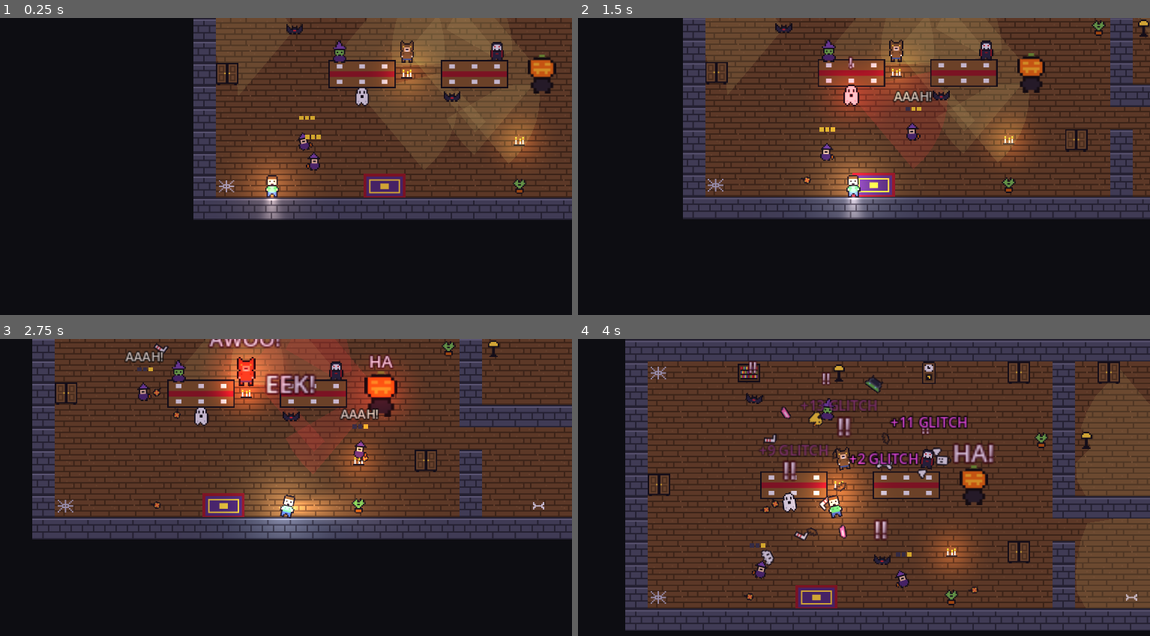
Above: before the commit, frames 1-4 (two rows, left to right).
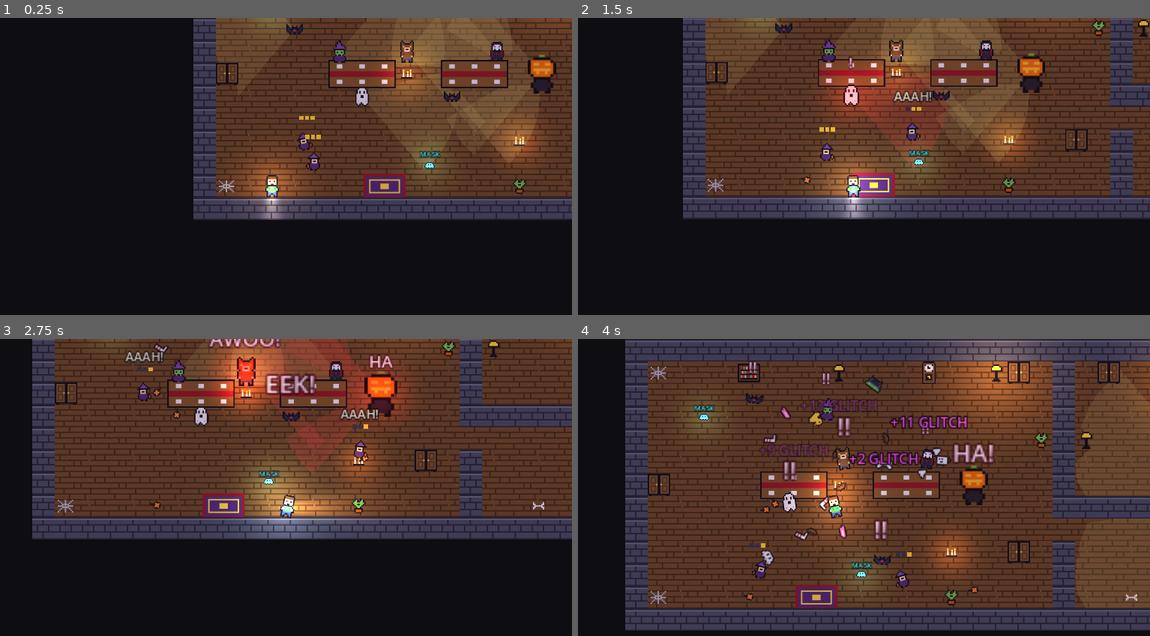
Above: after the commit, the same moments.

Repository: Anchevskiii/GameJam2026-WitchWay-
Game: Godot game, scene res://scenes/levels/dining_room.tscn
Same seed, same stepped clock (60 frames per second), same inputs: the game is played once before the commit and once after it. This scene is started directly instead of the project's main scene.
Inputs (mouse positions are in pixels of both pictures, inside the frame that each line leads up to):
- Up to frame 1 (0.25 s): no input
- Up to frame 2 (1.5 s): tap Enter at 0.5 s; move the mouse to (984, 169) at 0.52 s; hold D (move_right) 0.53-1.28 s; tap Space (scare) at 0.6 s; click (984, 169) at 0.67 s; move the mouse to (732, 202) at 1.27 s; hold S (move_down) from 1.28 s (still down); tap E (interact) at 1.35 s
- Up to frame 3 (2.75 s): tap Space (scare) at 1.55, 2.1 s; move the mouse to (331, 434) at 2.02 s; release S (move_down) at 2.03 s; hold D (move_right) from 2.03 s (still down)
- Up to frame 4 (4 s): move the mouse to (818, 573) at 2.77 s; release D (move_right) at 2.78 s; hold W (move_up) 2.78-3.53 s; tap Shift (sprint) at 2.85 s; click (818, 573) at 2.92 s; tap Space (scare) at 3.05, 3.8 s; move the mouse to (1029, 558) at 3.52 s; hold A (move_left) from 3.53 s (still down); tap F (toggle_flashlight) at 3.6 s

The runs differ from the first frame. In frame 1, 0.5% of the frame differs, in the area x 44-100%, y 0-55%; in frame 2, 0.4%; in frame 3, 0.4%; in frame 4, 5.4%, in the area x 19-100%, y 0-86%.

Commit message:
Spawn visible MaskPickup, AirVent, and WallLamp in Floor 2, Floor 3, and all generated floors

Diff:
--- a/scenes/levels/dark_hallway.tscn
+++ b/scenes/levels/dark_hallway.tscn
@@ -17,11 +17,11 @@
 room_title = "The Dark Hallway"
 objective = "Find the exit on the far right. Not every wall is a wall."
 layout = "##############################################
-#o....#..Z....W.#o....u....X.....W.#.o.....W.#
+#o..l.#..Z....W.#o....u....X.....W.#.o..l..W.#
 #..P..#..&.v....#....b.....X...j...#.........#
 #.....F...&.....#..........F.......#....g....#
-#....c#.....n..Z#..c....W..X.n....Z#....c....D
-#.....#.........####.#######......#####.######
+#....c#..M..n..Z#..c....W..X.n....Z#....c....D
+#.....#.........####a#######......#####a######
 #.W...#.........#...n............X..........u#
 #.......c.................c......F......w....#
 ##############################################"
--- a/scenes/levels/dining_room.tscn
+++ b/scenes/levels/dining_room.tscn
@@ -24,16 +24,16 @@
 room_title = "The Dining Room"
 objective = "Scares make the house GLITCH. Crash it (100%) and the exit door (top right) fails to render. Then RUN."
 layout = "################################
-#o...K...L...O...W.#.W........o#
+#o...K...L...O..lW.#.W...l....o#
 #..................#.....j.....D
-#..................#...........#
+#..M...............#...........#
 #...b.............Q#L..........#
 #.....h..w...v.....#.....j.....#
 #W.....T.c..T..G...#...........#
-#......g...b.......#####.#######
+#......g...b.......#####a#######
 #.............................u#
 #...&.........c..W.#...........#
-#....&.............#.....j.....#
+#....&....M........#.....j.....#
 #o.P....r.....Q....#..n.......Q#
 ################################"
 npc_legend = {
--- a/scenes/objects/mask_pickup.tscn
+++ b/scenes/objects/mask_pickup.tscn
@@ -1,11 +1,11 @@
 [gd_scene load_steps=5 format=3]
 
 [ext_resource type="Script" path="res://scripts/objects/mask_pickup.gd" id="1_mask"]
-[ext_resource type="Texture2D" path="res://assets/sprites/characters/player_guy_mask.png" id="2_tex"]
+[ext_resource type="Texture2D" path="res://assets/sprites/items/ghost_sheet.png" id="2_tex"]
 [ext_resource type="Texture2D" path="res://assets/sprites/environment/light_radial.tres" id="3_glow"]
 
 [sub_resource type="CircleShape2D" id="CircleShape2D_mask"]
-radius = 16.0
+radius = 18.0
 
 [node name="MaskPickup" type="Area2D"]
 collision_layer = 4
@@ -16,13 +16,24 @@
 shape = SubResource("CircleShape2D_mask")
 
 [node name="Sprite2D" type="Sprite2D" parent="."]
-scale = Vector2(0.85, 0.85)
+modulate = Color(0.55, 0.95, 1, 1)
+scale = Vector2(1.2, 1.2)
 texture = ExtResource("2_tex")
-region_enabled = true
-region_rect = Rect2(0, 0, 16, 14)
+
+[node name="Label" type="Label" parent="."]
+offset_left = -24.0
+offset_top = -22.0
+offset_right = 24.0
+offset_bottom = -6.0
+theme_override_colors/font_color = Color(0.4, 0.95, 1, 1)
+theme_override_colors/font_outline_color = Color(0, 0, 0, 1)
+theme_override_constants/outline_size = 4
+theme_override_font_sizes/font_size = 10
+text = "MASK"
+horizontal_alignment = 1
 
 [node name="PointLight2D" type="PointLight2D" parent="."]
-color = Color(0.4, 0.9, 1, 1)
-energy = 0.6
+color = Color(0.35, 0.9, 1, 1)
+energy = 0.85
 texture = ExtResource("3_glow")
-texture_scale = 0.4
+texture_scale = 0.55
--- a/scripts/actors/npc.gd
+++ b/scripts/actors/npc.gd
@@ -339,8 +339,9 @@
 		return
 	if global_position.distance_to(origin) > boo_range or not _has_line_of_sight(origin, global_position):
 		return
-	# The whole trick: a scare only works as a SURPRISE. Jumping out of hiding always is one.
-	if not from_hiding and (state == State.WINDUP or can_see_player()):
+	# The whole trick: a scare only works as a SURPRISE. Jumping out of hiding or wearing the 6s Mask Pickup always works!
+	var player_masked: bool = _player != null and _player.get("is_masked")
+	if not from_hiding and not player_masked and (state == State.WINDUP or can_see_player()):
 		bubble.visible = true
 		bubble.text = "nice try"
 		get_tree().create_timer(0.9).timeout.connect(_hide_bubble_if_calm)
--- a/scripts/generators/house_generator.gd
+++ b/scripts/generators/house_generator.gd
@@ -301,7 +301,7 @@
 			_put(cell, "&")
 
 
-func _place_hazards_and_lights(start_room: Rect2i, kind: Kind, tier: int) -> void:
+func _place_hazards_and_lights(start_room: Rect2i, kind: Kind, _tier: int) -> void:
 	# Place wall lamps in some rooms, leaving others pitch black or dimly lit
 	for room in _leaves:
 		var lamp_chance: float = 0.15 if kind == Kind.DARK else 0.45
@@ -315,17 +315,17 @@
 
 	# Air vents in narrow doorways/corridors
 	for doorway in _doorways:
-		if _cell_at(doorway) == "." and not _reserved.has(doorway) and rng.randf() < 0.2:
-			_put(doorway, "v")
-
-	# Disguise Mask pickup spawns from Floor 3+ (tier >= 1)
-	if tier >= 1:
-		for room in _leaves:
-			if room != start_room:
-				var mask_cell: Vector2i = _random_free_cell(room)
-				if mask_cell.x >= 0:
-					_put(mask_cell, "M")
-					break
+		if _cell_at(doorway) == "." and not _reserved.has(doorway) and rng.randf() < 0.25:
+			_put(doorway, "a")
+
+	# Disguise Mask pickups (2 per generated floor so the player can reliably find and use them!)
+	var masks_placed: int = 0
+	for room in _leaves:
+		if room != start_room and masks_placed < 2:
+			var mask_cell: Vector2i = _random_free_cell(room)
+			if mask_cell.x >= 0:
+				_put(mask_cell, "M")
+				masks_placed += 1
 
 
 # ---------------------------------------------------------------- validation
@@ -351,7 +351,7 @@
 func _is_walkable(ch: String, fake_walls_open: bool) -> bool:
 	if ch == "F":
 		return fake_walls_open
-	return ch in [".", "P", "D", "&", "l", "v", "M"] or NPC_PATHS.has(ch) or FLOOR_ITEMS.has(ch) or LIGHT_ITEMS.has(ch)
+	return ch in [".", "P", "D", "&", "l", "v", "a", "M"] or NPC_PATHS.has(ch) or FLOOR_ITEMS.has(ch) or LIGHT_ITEMS.has(ch)
 
 
 func _flood(from: Vector2i, fake_walls_open: bool) -> Dictionary:
--- a/scripts/levels/room.gd
+++ b/scripts/levels/room.gd
@@ -187,7 +187,7 @@
 		var lamp: WallLamp = LAMP_SCENE.instantiate()
 		lamp.position = cell_to_world(cell)
 		decor_root.add_child(lamp)
-	elif ch == "v":
+	elif ch == "v" or ch == "a":
 		var vent: AirVent = VENT_SCENE.instantiate()
 		vent.position = cell_to_world(cell)
 		decor_root.add_child(vent)
--- a/scripts/objects/mask_pickup.gd
+++ b/scripts/objects/mask_pickup.gd
@@ -1,11 +1,16 @@
 class_name MaskPickup
 extends Area2D
 
-## Collectible disguise mask spawned in levels (from Floor 3+).
+## Collectible disguise mask spawned in levels.
 ## Walking over it puts on the mask for 6 seconds (with a countdown bar under the player).
-## While masked, monsters ignore the player and kids get scared on sight!
+## While masked:
+##   - Monsters ignore the player (you can walk right past them)
+##   - Your BOO (SPACE) scares monsters even from the front!
+##   - Kids get startled on sight!
 
 @export var mask_duration: float = 6.0
+
+var _time: float = 0.0
 
 @onready var sprite: Sprite2D = $Sprite2D
 
@@ -16,6 +21,12 @@
 	body_entered.connect(_on_body_entered)
 
 
+func _process(delta: float) -> void:
+	_time += delta
+	if sprite:
+		sprite.position.y = sin(_time * 4.0) * 3.0
+
+
 func _on_body_entered(body: Node2D) -> void:
 	if body is PlayerController:
 		var player: PlayerController = body as PlayerController
